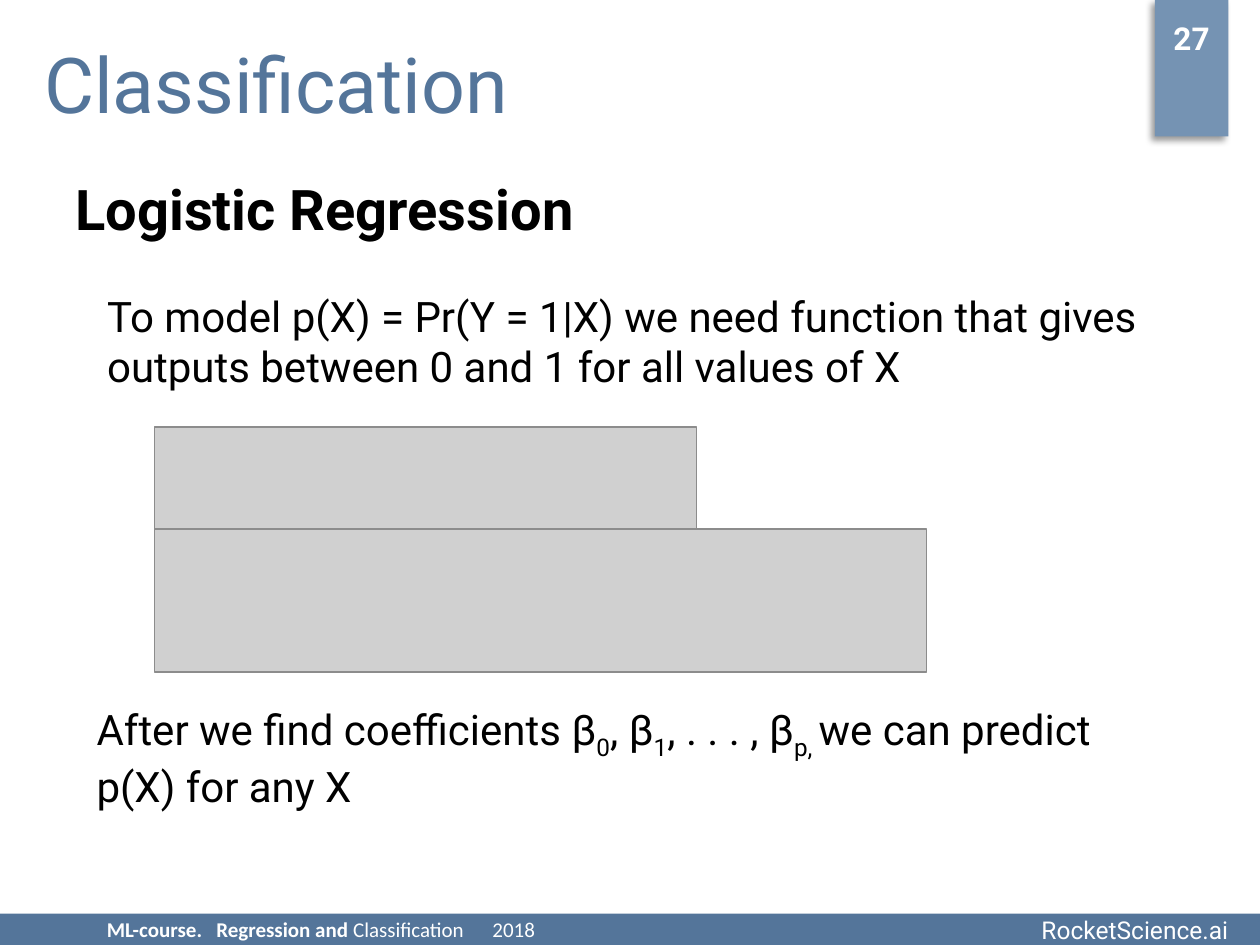
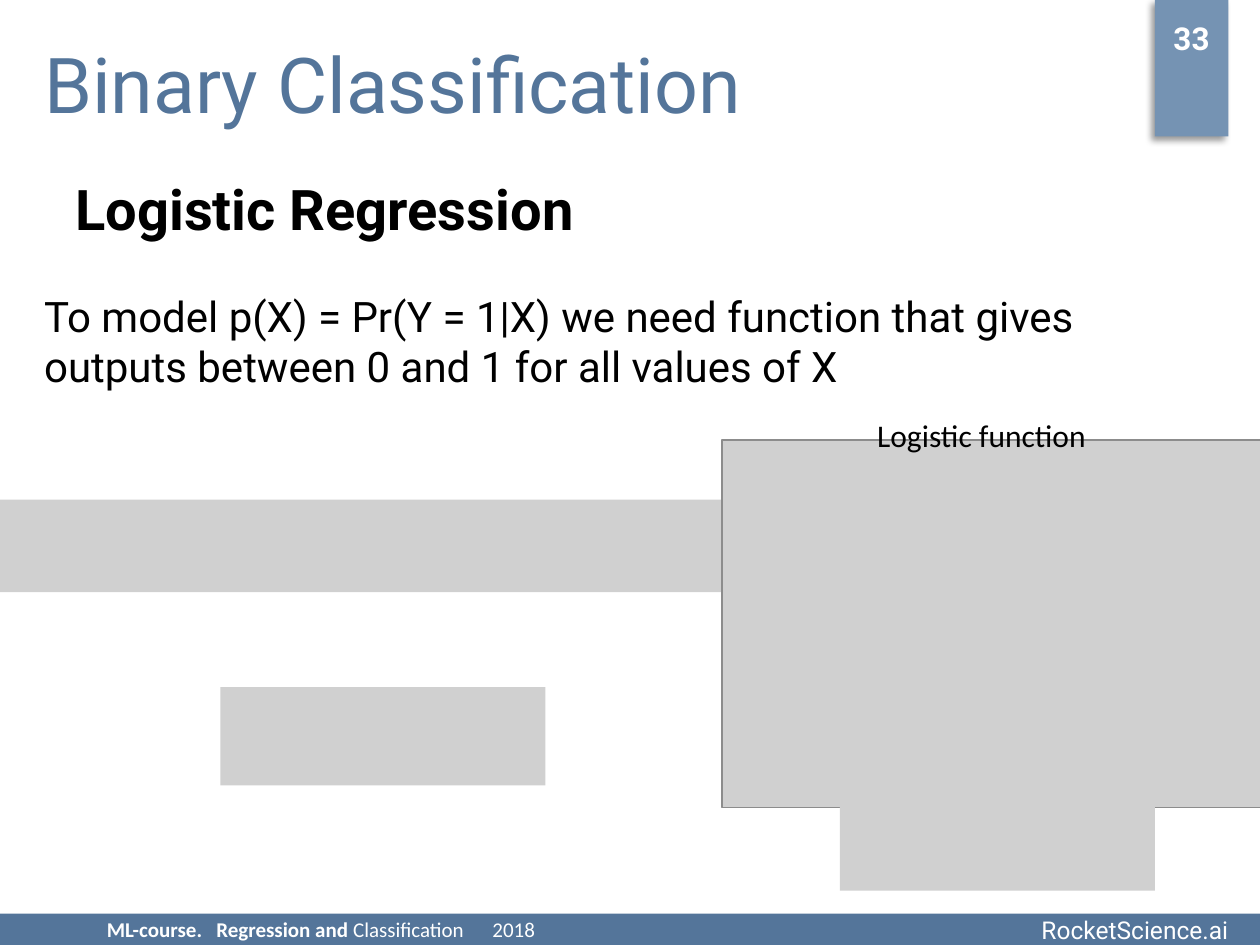
Before and after one commit to rjaffk/tensorby, a slide deck: slide 33 of lecture_2/presentation/lecture_2.pptx (slide 27 before the commit). Drawn at 1260x945 pixels with LibreOffice and Linux fonts; fonts in the diff are those of the drawing; grey boxes stand for pictures; background and template pictures are left out. Boxes give left, top, right and bottom in pixels: in the first picture for what was removed or moved away, otherwise in the second. Text is boxed around its words. In the diff, an @@ line names an element or a change of style, - is before the commit and + after.

```diff
--- a/lecture_2/presentation/lecture_2.pptx
+++ b/lecture_2/presentation/lecture_2.pptx
@@ text at (1173,27,1209,50): text changed @@
-27
+33
@@ title at (44,54,741,130): text changed @@
-Classification
+Binary Classification
@@ text "To model p(X) = Pr(Y ...": place and size @@
-text "To model p(X) = Pr(Y ..." at (107,298,1137,391)
+text "To model p(X) = Pr(Y ..." at (44,298,1074,391)
@@ picture removed at (155,427,697,538) @@
@@ picture added at (722,440,1260,808) @@
@@ text added at (877,420,1086,453), 18 pt, text #000000 @@
+Logistic function
@@ picture added at (0,500,756,592) @@
@@ picture removed at (155,529,926,673) @@
@@ picture added at (220,687,546,785) @@
@@ text removed at (97,713,1090,812) @@
-After we find coefficients β0, β1, . . . , βp, we can predict p(X) for any X
@@ picture added at (840,804,1155,891) @@
```
Also in this commit, not shown: 10 other slides changed, 9 slides added, 6 other files.
